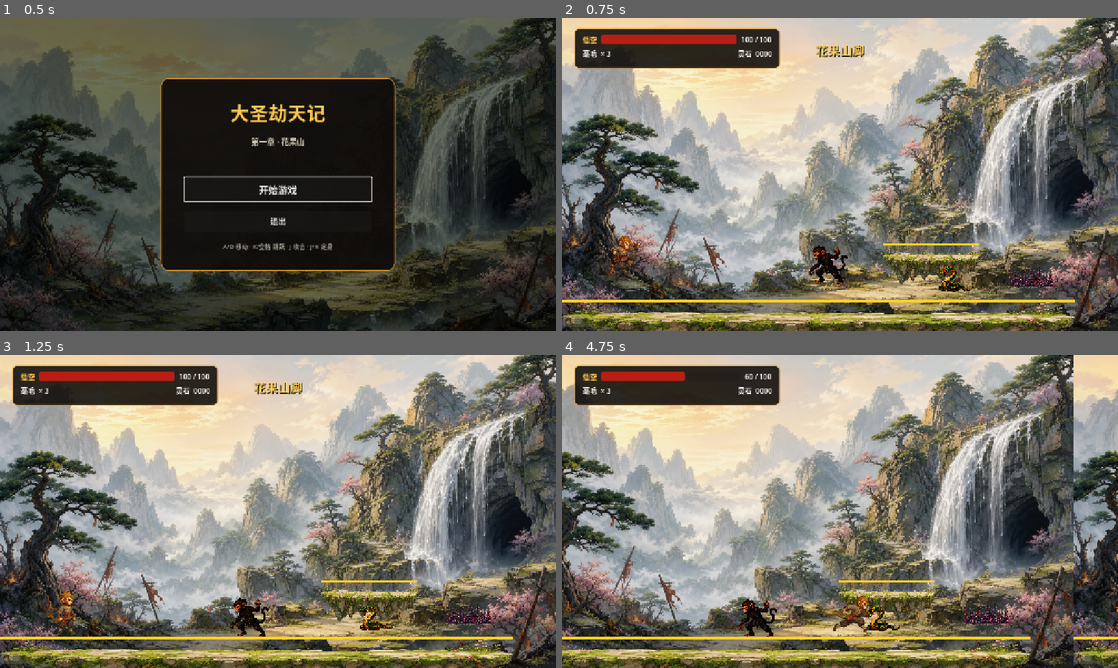
Above: before the commit, frames 1-4 (two rows, left to right).
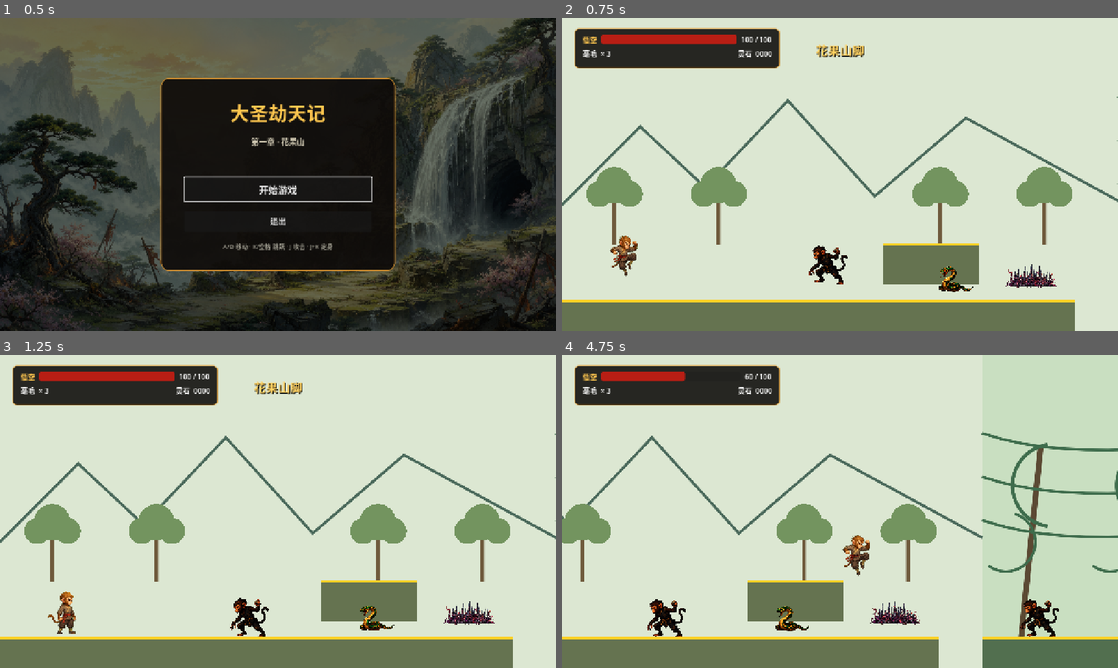
Above: after the commit, the same moments.

Repository: tim1020/havoc
Game: Godot game, scene res://src/ui/main_menu/main_menu.tscn
Two runs of this game, one before a commit and one after it. Both use one fixed random seed, a clock stepped at 60 frames per second and the inputs below.
Inputs:
- Up to frame 1 (0.5 s): no input
- Up to frame 2 (0.75 s): click "开始游戏" at 0.5 s
- Up to frame 3 (1.25 s): no input
- Up to frame 4 (4.75 s): tap Enter at 1.25 s; hold J (attack) 1.28-2.03 s; hold D (move_right) 1.28-2.78 s; tap K (jump) at 1.52, 2.27, 3.77, 4.52 s; tap S (crouch) at 2.1, 3.6 s; hold A (move_left) 2.78-3.53 s; hold J (attack) 2.78-3.53 s; hold D (move_right) from 3.53 s (still down); hold J (attack) from 4.28 s (still down)

Frame 1 is identical in both runs. In frame 2, 82% of the frame differs, in the area x 0-100%, y 0-100%; in frame 3, 82%; in frame 4, 84%.

Commit message:
feat: clarify level routes and entity collision

Diff:
--- a/src/actors/player/player.tscn
+++ b/src/actors/player/player.tscn
@@ -14,7 +14,7 @@
 [node name="Player" type="CharacterBody2D"]
 groups = ["player"]
 collision_layer = 2
-collision_mask = 97
+collision_mask = 101
 script = ExtResource("1")
 stats = ExtResource("2")
 
--- a/src/levels/level_01/level_01.gd
+++ b/src/levels/level_01/level_01.gd
@@ -3,8 +3,6 @@
 const PLAYER_SCENE := preload("res://src/actors/player/player.tscn")
 const ENEMY_SCENE := preload("res://src/actors/enemies/enemy.tscn")
 const HUD_SCENE := preload("res://src/ui/hud/hud.tscn")
-const BACKGROUND := preload("res://assets/generated/environments/level_01/flower_fruit_mountain_background.png")
-const GROUND_TEXTURE := preload("res://assets/generated/environments/level_01/mossy_stone_platform.png")
 const THORN_TEXTURE := preload("res://assets/generated/environments/level_01/thorn_spikes.png")
 const THORN_STATS := preload("res://resources/stats/hazards/thorn_spikes.tres")
 
@@ -52,13 +50,7 @@
 
 
 func create_backgrounds() -> void:
-	for section in 4:
-		var backdrop := Sprite2D.new()
-		backdrop.texture = BACKGROUND
-		backdrop.position = Vector2(SECTION_WIDTH * section + SECTION_WIDTH * 0.5, 360.0)
-		backdrop.scale = Vector2(SECTION_WIDTH / BACKGROUND.get_width(), 720.0 / BACKGROUND.get_height())
-		backdrop.z_index = -20
-		add_child(backdrop)
+	add_child(Level01Backdrop.new())
 
 
 func create_world_collision() -> void:
@@ -99,12 +91,18 @@
 
 
 func create_ground_visual(rect: Rect2, visual_height: float) -> void:
-	var sprite := Sprite2D.new()
-	sprite.texture = GROUND_TEXTURE
-	sprite.position = Vector2(rect.position.x + rect.size.x * 0.5, rect.position.y + visual_height * 0.5)
-	sprite.scale = Vector2(rect.size.x / GROUND_TEXTURE.get_width(), visual_height / GROUND_TEXTURE.get_height())
-	sprite.z_index = -2
-	add_child(sprite)
+	var surface := Polygon2D.new()
+	surface.polygon = PackedVector2Array([
+		rect.position,
+		Vector2(rect.end.x, rect.position.y),
+		Vector2(rect.end.x, rect.position.y + visual_height),
+		Vector2(rect.position.x, rect.position.y + visual_height),
+	])
+	var section := clampi(floori(rect.position.x / SECTION_WIDTH), 0, 3)
+	var colors := [Color("657350"), Color("526f4f"), Color("52656a"), Color("39464d")]
+	surface.color = colors[section]
+	surface.z_index = -2
+	add_child(surface)
 	create_standable_line(rect)
 
 
--- /dev/null
+++ b/src/levels/level_01/level_01_backdrop.gd
@@ -0,0 +1,91 @@
+class_name Level01Backdrop
+extends Node2D
+
+const SECTION_WIDTH := 1280.0
+const LEVEL_WIDTH := SECTION_WIDTH * 4.0
+
+
+func _ready() -> void:
+	z_index = -20
+	queue_redraw()
+
+
+func _draw() -> void:
+	draw_rect(Rect2(0, 0, SECTION_WIDTH, 720), Color("dce7d2"))
+	draw_rect(Rect2(SECTION_WIDTH, 0, SECTION_WIDTH, 720), Color("c9dfc1"))
+	draw_rect(Rect2(SECTION_WIDTH * 2, 0, SECTION_WIDTH, 720), Color("b8ccc1"))
+	draw_rect(Rect2(SECTION_WIDTH * 3, 0, SECTION_WIDTH, 720), Color("1d2930"))
+	draw_foothill()
+	draw_vine_grove()
+	draw_cave_entrance()
+	draw_cave_interior()
+
+
+func draw_foothill() -> void:
+	var ink := Color("49685a")
+	draw_polyline(PackedVector2Array([
+		Vector2(0, 430), Vector2(180, 250), Vector2(330, 390),
+		Vector2(520, 190), Vector2(720, 410), Vector2(930, 230), Vector2(1280, 420),
+	]), ink, 5.0, true)
+	for x in [120.0, 360.0, 870.0, 1110.0]:
+		draw_line(Vector2(x, 520), Vector2(x, 400), Color("6f5a3c"), 8.0, true)
+		draw_circle(Vector2(x, 385), 42, Color("73945f"))
+		draw_circle(Vector2(x - 34, 405), 30, Color("73945f"))
+		draw_circle(Vector2(x + 36, 405), 30, Color("73945f"))
+
+
+func draw_vine_grove() -> void:
+	var offset := SECTION_WIDTH
+	var ink := Color("3e6c4c")
+	for x in [90.0, 330.0, 570.0, 830.0, 1090.0]:
+		var world_x: float = offset + float(x)
+		draw_line(Vector2(world_x, 650), Vector2(world_x + 45, 210), Color("5b4933"), 12.0, true)
+		draw_arc(Vector2(world_x + 75, 300), 95, PI * 0.55, PI * 1.45, 24, ink, 7.0, true)
+		draw_arc(Vector2(world_x - 35, 430), 68, -PI * 0.4, PI * 0.7, 18, ink, 5.0, true)
+	for y in [180.0, 280.0, 380.0]:
+		draw_bezier(Vector2(offset, y), Vector2(offset + 350, y + 120), Vector2(offset + 870, y - 90), Vector2(offset + 1280, y + 40), ink)
+
+
+func draw_cave_entrance() -> void:
+	var offset := SECTION_WIDTH * 2
+	var rock := Color("52666a")
+	draw_polyline(PackedVector2Array([
+		Vector2(offset, 470), Vector2(offset + 160, 270), Vector2(offset + 360, 180),
+		Vector2(offset + 640, 140), Vector2(offset + 910, 190), Vector2(offset + 1120, 310),
+		Vector2(offset + 1280, 480),
+	]), rock, 18.0, true)
+	draw_arc(Vector2(offset + 640, 600), 330, PI, TAU, 48, Color("26383d"), 22.0, true)
+	for x in [160.0, 350.0, 950.0, 1130.0]:
+		draw_line(Vector2(offset + x, 520), Vector2(offset + x + 55, 380), rock, 9.0, true)
+		draw_circle(Vector2(offset + x + 60, 360), 26, Color("718d76"))
+
+
+func draw_cave_interior() -> void:
+	var offset := SECTION_WIDTH * 3
+	var wall := Color("52626a")
+	for x in range(0, 1281, 160):
+		var height := 110.0 + float((x / 160) % 3) * 45.0
+		draw_colored_polygon(PackedVector2Array([
+			Vector2(offset + x, 0), Vector2(offset + x + 80, 0),
+			Vector2(offset + x + 35, height),
+		]), wall)
+	for x in [180.0, 520.0, 850.0, 1120.0]:
+		draw_line(Vector2(offset + x, 610), Vector2(offset + x + 40, 260), Color("42535b"), 14.0, true)
+		draw_circle(Vector2(offset + x + 40, 245), 24, Color("d3a74a"))
+		draw_circle(Vector2(offset + x + 40, 245), 10, Color("ffe08a"))
+	draw_polyline(PackedVector2Array([
+		Vector2(offset, 560), Vector2(offset + 260, 490), Vector2(offset + 520, 550),
+		Vector2(offset + 800, 470), Vector2(offset + 1040, 540), Vector2(offset + 1280, 480),
+	]), Color("7a8a8f"), 7.0, true)
+
+
+func draw_bezier(from: Vector2, control_a: Vector2, control_b: Vector2, to: Vector2, color: Color) -> void:
+	var points := PackedVector2Array()
+	for index in 25:
+		var t := float(index) / 24.0
+		var point := from * pow(1.0 - t, 3.0)
+		point += control_a * 3.0 * pow(1.0 - t, 2.0) * t
+		point += control_b * 3.0 * (1.0 - t) * t * t
+		point += to * t * t * t
+		points.append(point)
+	draw_polyline(points, color, 5.0, true)
--- a/tests/run_phase_01.gd
+++ b/tests/run_phase_01.gd
@@ -38,7 +38,25 @@
 	check(get_tree().get_nodes_in_group("enemies").size() == 8, "第一关生成8名敌人")
 	check(get_tree().get_nodes_in_group("bosses").size() == 2, "第一关生成中Boss与关底Boss")
 	check(level.find_children("*", "Hazard", true, false).size() == 3, "第一关生成3组资源化陷阱")
-	check(get_tree().get_nodes_in_group("standable_surfaces").size() == 8, "第一关8段可站立顶边均有提示线")
+	var standable_lines := get_tree().get_nodes_in_group("standable_surfaces")
+	check(standable_lines.size() == 8, "第一关8段可站立顶边均有提示线")
+	check(level.find_children("*", "Level01Backdrop", true, false).size() == 1, "第一关使用一个连续分区线稿背景")
+	var static_bodies := level.find_children("*", "StaticBody2D", true, false)
+	var aligned_lines := 0
+	for line_node in standable_lines:
+		var line := line_node as Line2D
+		for body_node in static_bodies:
+			var body := body_node as StaticBody2D
+			var shape_node := body.get_child(0) as CollisionShape2D
+			var rectangle := shape_node.shape as RectangleShape2D
+			var left := body.position.x - rectangle.size.x * 0.5
+			var right := body.position.x + rectangle.size.x * 0.5
+			var top := body.position.y - rectangle.size.y * 0.5
+			if line.points[0].is_equal_approx(Vector2(left, top)) and line.points[1].is_equal_approx(Vector2(right, top)):
+				aligned_lines += 1
+				break
+	check(aligned_lines == 8, "可站立提示线逐段对齐真实碰撞面")
+	check(player.collision_mask & 4 != 0, "玩家碰撞掩码包含敌兵层")
 
 	player.jumps_left = 2
 	player.try_jump()
@@ -50,6 +68,7 @@
 	player.cast_freeze_spell()
 	check(player.health == health_before_spell - player_stats.freeze_health_cost, "定身术消耗20点生命")
 	var first_enemy := get_tree().get_nodes_in_group("enemies")[0] as Enemy
+	check(first_enemy.collision_mask & 2 != 0, "敌兵碰撞掩码包含玩家层")
 	check(first_enemy.frozen_until > Time.get_ticks_msec(), "定身术冻结普通敌人")
 	var hud := level.hud as GameHud
 	player.global_position = Vector2(360, 580)
@@ -112,6 +131,17 @@
 	first_enemy.visual_time = 0.2
 	first_enemy.update_visual_animation()
 	check(first_enemy.sprite.position != first_motion_position, "敌兵移动动画持续改变视觉帧")
+	player.set_physics_process(false)
+	first_enemy.set_physics_process(false)
+	player.global_position = Vector2(360, 580)
+	first_enemy.global_position = Vector2(500, 580)
+	player.velocity = Vector2(600, 0)
+	for _frame in 20:
+		await get_tree().physics_frame
+		player.move_and_slide()
+	check(player.global_position.x < first_enemy.global_position.x, "玩家与同高度敌兵正面接触时不能穿透")
+	player.set_physics_process(true)
+	first_enemy.set_physics_process(true)
 
 	player.invulnerable_until = 0
 	var health_before_hit := player.health
Binary file changed: artifacts/phase_01/enemy_hit_feedback_actual.png
Not shown, added: src/levels/level_01/level_01_backdrop.gd.uid
Not shown, changed: doc/07_开发路线图.md
